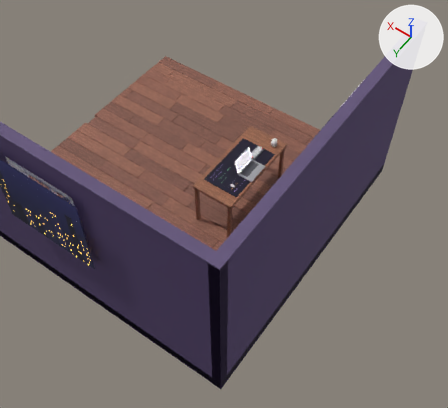
The glTF model public/models/room.glb: old version first, new version second.
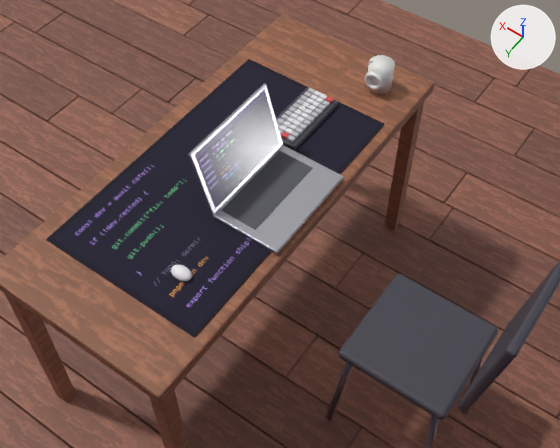
There are two pictures of each version: one from a camera (50 mm lens) standing at (-5.49, 6.36, 10.01) and looking at (-1.28, 0.47, 0.75), one close up from a camera (50 mm lens) standing at (-2.57, 1.35, 3.49) and looking at (-1.47, -0.18, 1.08). Lighting does not change. The marker at upper right points along +X, +Y and +Z. The first two pictures are the older version. Where no turn or scale is listed for an object, it has been applied to the vertices.

Objects in the first close-up: 'ChairSeat', 'DeskMat', 'DeskTop', 'FloorPlank_01_-1.43', 'FloorPlank_03_-2.90', 'FloorPlank_05_+0.20', 'FloorPlank_06_-2.90', 'FloorPlank_07_-1.47', 'FloorPlank_09_-2.90', 'FloorPlank_10_-2.00', 'FloorPlank_11_-1.84', 'FloorPlank_12_-1.94', 'LaptopBase', 'LaptopKeys', 'LaptopLid', 'LaptopScreen' and 44 more.
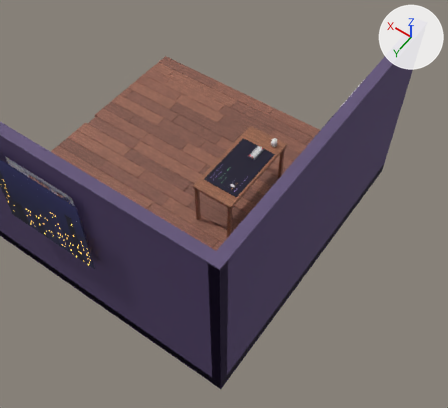
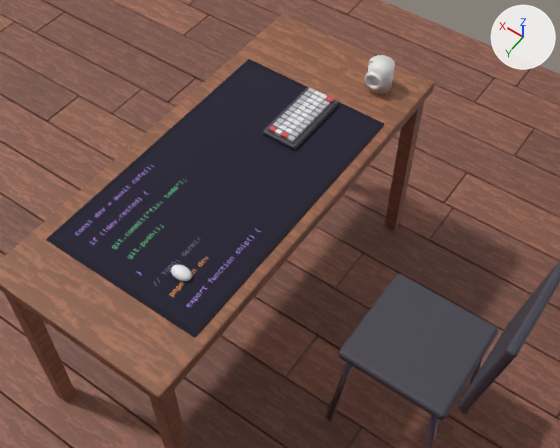
What differs and where, as boxes [x1, y1, x2, y2] in the close-ups (560 x 448 px):
```json
{"object": "LaptopScreen", "change": "deleted", "before": [195, 89, 280, 209]}
{"object": "LaptopBase", "change": "deleted", "before": [212, 145, 344, 255]}
{"object": "LaptopKeys", "change": "deleted", "before": [222, 151, 312, 230]}
{"object": "LaptopLid", "change": "deleted", "before": [188, 84, 283, 215]}
```

The change, as JSON lines over the scene's bpy script:
```json
{"op": "remove", "block": "ob_laptopbase", "code": ["ob_laptopbase = bpy.data.objects.new('LaptopBase', me_laptopbase)", "ob_laptopbase.location = (-0.56, 0.7, 0.0)"]}
{"op": "remove", "block": "ob_laptopkeys", "code": ["ob_laptopkeys = bpy.data.objects.new('LaptopKeys', me_laptopkeys)", "ob_laptopkeys.location = (-0.56, 0.7, 0.0)"]}
{"op": "remove", "block": "ob_laptoplid", "code": ["ob_laptoplid = bpy.data.objects.new('LaptopLid', me_laptoplid)", "ob_laptoplid.location = (-0.56, 0.7, 0.0)"]}
{"op": "remove", "block": "ob_laptopscreen", "code": ["ob_laptopscreen = bpy.data.objects.new('LaptopScreen', me_laptopscreen)", "ob_laptopscreen.location = (-0.56, 0.7, 0.0)"]}
```
